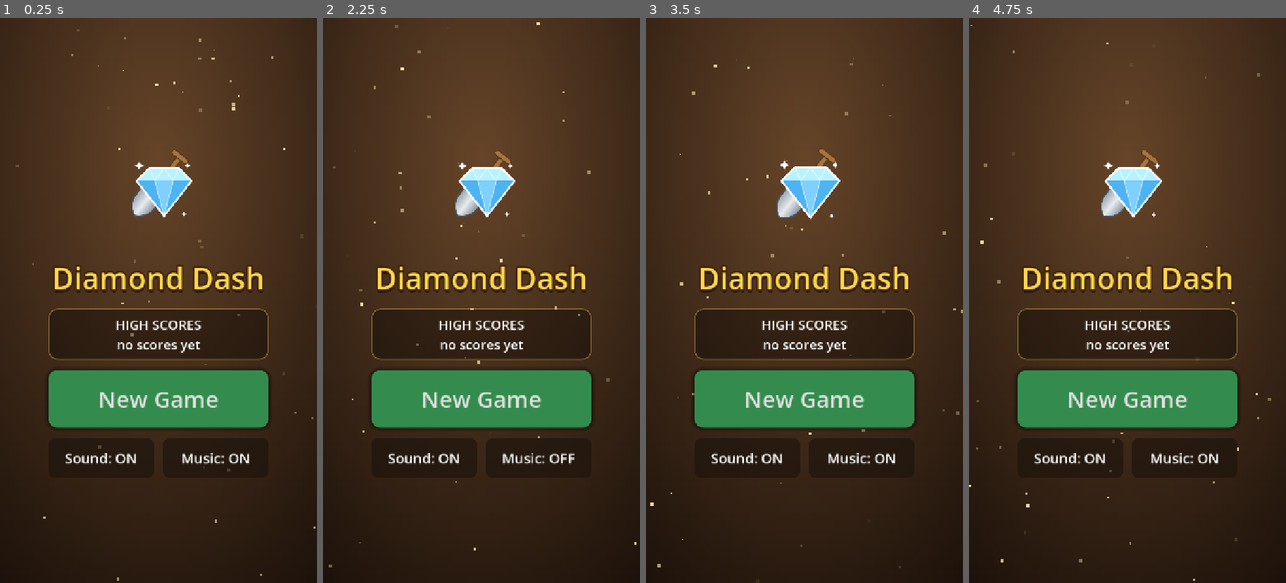
Above: before the commit, frames 1-4 (left to right).
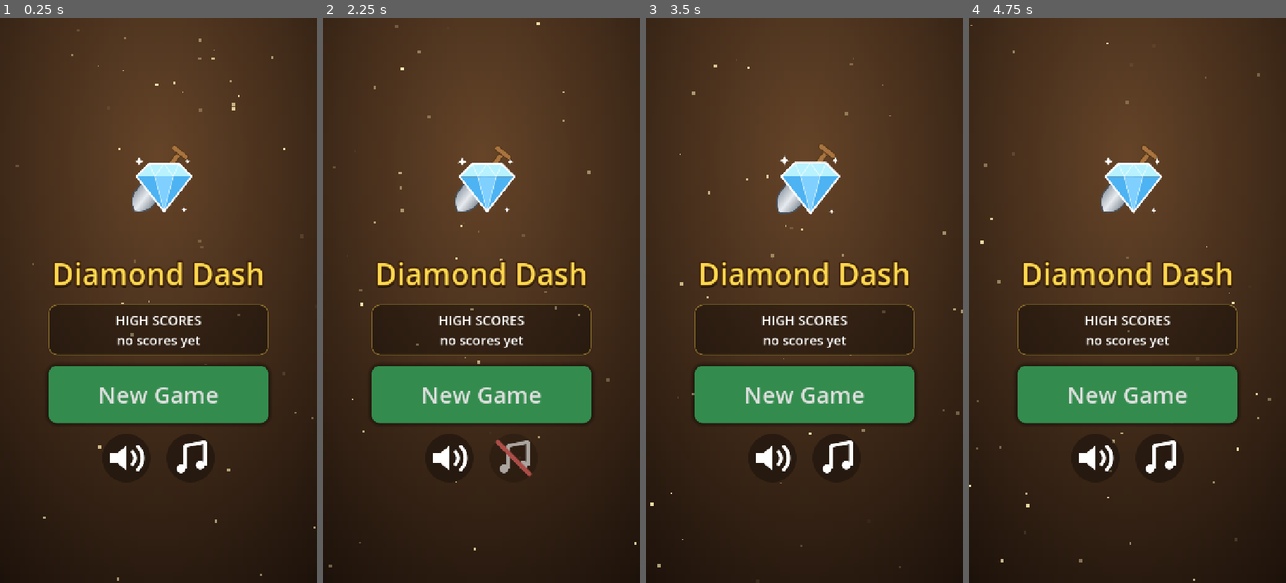
Above: after the commit, the same moments.

Repository: ran1979/memory-digger
Game: Godot game, scene res://scenes/Menu.tscn
Two runs of this game, one before a commit and one after it. Both use one fixed random seed, a clock stepped at 60 frames per second and the inputs below.
Inputs (mouse positions are in pixels of both pictures, inside the frame that each line leads up to; where the layout moved, square brackets give the same spot in the first picture):
- Up to frame 1 (0.25 s): no input
- Up to frame 2 (2.25 s): click (449, 458) [424, 458] at 0.5 s; click (449, 458) [424, 458] at 1.25 s; click (513, 458) [538, 458] at 2 s
- Up to frame 3 (3.5 s): click (836, 458) [861, 458] at 2.75 s
- Up to frame 4 (4.75 s): click "New Game" at 3.5 s; click "Menu" at 4.25 s

The runs differ from the first frame. In frame 1, 6.6% of the frame differs, in the area x 15-85%, y 22-81%; in frame 2, 6.7%, in the area x 15-85%, y 22-82%; in frame 3, 6.6%; in frame 4, 6.6%.

Commit message:
Fix Web build missing scripts and icons
Web export preset excluded scripts/* and icon/*.svg, so autoloads
(Save, Sound) and menu icons failed to load in the browser. Narrow the
exclude filter to tests, build and docs, then re-export docs/.

Also commits menu scene/script changes and ui icon imports that the
rebuilt web bundle depends on.

Co-Authored-By: Claude Haiku 5.5 <noreply@anthropic.com>

Diff:
--- a/scenes/Menu.tscn
+++ b/scenes/Menu.tscn
@@ -2,6 +2,7 @@
 
 [ext_resource type="Script" path="res://scripts/Menu.gd" id="1"]
 [ext_resource type="Texture2D" path="res://icon/foreground.svg" id="2"]
+[ext_resource type="Texture2D" path="res://icon/ui/share.svg" id="3"]
 
 [sub_resource type="StyleBoxFlat" id="start_bg"]
 bg_color = Color(0.2, 0.55, 0.3, 1)
@@ -14,17 +15,17 @@
 
 [sub_resource type="StyleBoxFlat" id="toggle_bg"]
 bg_color = Color(0.12, 0.08, 0.05, 0.7)
-corner_radius_top_left = 16
-corner_radius_top_right = 16
-corner_radius_bottom_right = 16
-corner_radius_bottom_left = 16
+corner_radius_top_left = 55
+corner_radius_top_right = 55
+corner_radius_bottom_right = 55
+corner_radius_bottom_left = 55
 
 [sub_resource type="StyleBoxFlat" id="share_bg"]
 bg_color = Color(0.2, 0.45, 0.8, 1)
-corner_radius_top_left = 20
-corner_radius_top_right = 20
-corner_radius_bottom_right = 20
-corner_radius_bottom_left = 20
+corner_radius_top_left = 55
+corner_radius_top_right = 55
+corner_radius_bottom_right = 55
+corner_radius_bottom_left = 55
 
 [sub_resource type="StyleBoxFlat" id="card_bg"]
 bg_color = Color(0, 0, 0, 0.35)
@@ -127,17 +128,6 @@
 text = "HIGH SCORES"
 horizontal_alignment = 1
 
-[node name="ShareBest" type="Button" parent="Box"]
-unique_name_in_owner = true
-visible = false
-custom_minimum_size = Vector2(0, 80)
-layout_mode = 2
-theme_override_font_sizes/font_size = 34
-theme_override_styles/normal = SubResource("share_bg")
-theme_override_styles/hover = SubResource("share_bg")
-theme_override_styles/pressed = SubResource("share_bg")
-text = "Share best score"
-
 [node name="Start" type="Button" parent="Box"]
 unique_name_in_owner = true
 custom_minimum_size = Vector2(0, 130)
@@ -148,30 +138,41 @@
 theme_override_styles/pressed = SubResource("start_bg")
 text = "New Game"
 
-[node name="Toggles" type="HBoxContainer" parent="Box"]
+[node name="Icons" type="HBoxContainer" parent="Box"]
 layout_mode = 2
-theme_override_constants/separation = 20
+theme_override_constants/separation = 36
+alignment = 1
 
-[node name="SoundToggle" type="Button" parent="Box/Toggles"]
+[node name="ShareBest" type="Button" parent="Box/Icons"]
 unique_name_in_owner = true
-custom_minimum_size = Vector2(0, 90)
+visible = false
+custom_minimum_size = Vector2(110, 110)
 layout_mode = 2
-size_flags_horizontal = 3
-theme_override_font_sizes/font_size = 32
+tooltip_text = "Share best score"
+theme_override_styles/normal = SubResource("share_bg")
+theme_override_styles/hover = SubResource("share_bg")
+theme_override_styles/pressed = SubResource("share_bg")
+icon = ExtResource("3")
+icon_alignment = 1
+
+[node name="SoundToggle" type="Button" parent="Box/Icons"]
+unique_name_in_owner = true
+custom_minimum_size = Vector2(110, 110)
+layout_mode = 2
+tooltip_text = "Sound"
 theme_override_styles/normal = SubResource("toggle_bg")
 theme_override_styles/hover = SubResource("toggle_bg")
 theme_override_styles/pressed = SubResource("toggle_bg")
 toggle_mode = true
-text = "Sound: ON"
+icon_alignment = 1
 
-[node name="MusicToggle" type="Button" parent="Box/Toggles"]
+[node name="MusicToggle" type="Button" parent="Box/Icons"]
 unique_name_in_owner = true
-custom_minimum_size = Vector2(0, 90)
+custom_minimum_size = Vector2(110, 110)
 layout_mode = 2
-size_flags_horizontal = 3
-theme_override_font_sizes/font_size = 32
+tooltip_text = "Music"
 theme_override_styles/normal = SubResource("toggle_bg")
 theme_override_styles/hover = SubResource("toggle_bg")
 theme_override_styles/pressed = SubResource("toggle_bg")
 toggle_mode = true
-text = "Music: ON"
+icon_alignment = 1
--- a/scripts/Menu.gd
+++ b/scripts/Menu.gd
@@ -1,5 +1,8 @@
 extends Control
 ## Start menu: new game, sound/music toggles, high score table.
+
+const SOUND_ICONS := [preload("res://icon/ui/sound_off.svg"), preload("res://icon/ui/sound_on.svg")]
+const MUSIC_ICONS := [preload("res://icon/ui/music_off.svg"), preload("res://icon/ui/music_on.svg")]
 
 
 func _ready() -> void:
@@ -46,8 +49,10 @@
 
 
 func _update_labels() -> void:
-	%SoundToggle.text = "Sound: %s" % ("ON" if Save.sound_enabled else "OFF")
-	%MusicToggle.text = "Music: %s" % ("ON" if Save.music_enabled else "OFF")
+	%SoundToggle.icon = SOUND_ICONS[int(Save.sound_enabled)]
+	%MusicToggle.icon = MUSIC_ICONS[int(Save.music_enabled)]
+	%SoundToggle.modulate.a = 1.0 if Save.sound_enabled else 0.6
+	%MusicToggle.modulate.a = 1.0 if Save.music_enabled else 0.6
 
 
 func _notification(what: int) -> void:
Not shown, changed: export_presets.cfg
Not shown, added: icon/ui/music_off.svg.import
Not shown, added: icon/ui/music_on.svg.import
Not shown, added: icon/ui/share.svg.import
Not shown, added: icon/ui/sound_off.svg.import
Not shown, added: icon/ui/sound_on.svg.import
Not shown, changed: docs/index.html
Not shown, changed: docs/index.pck
